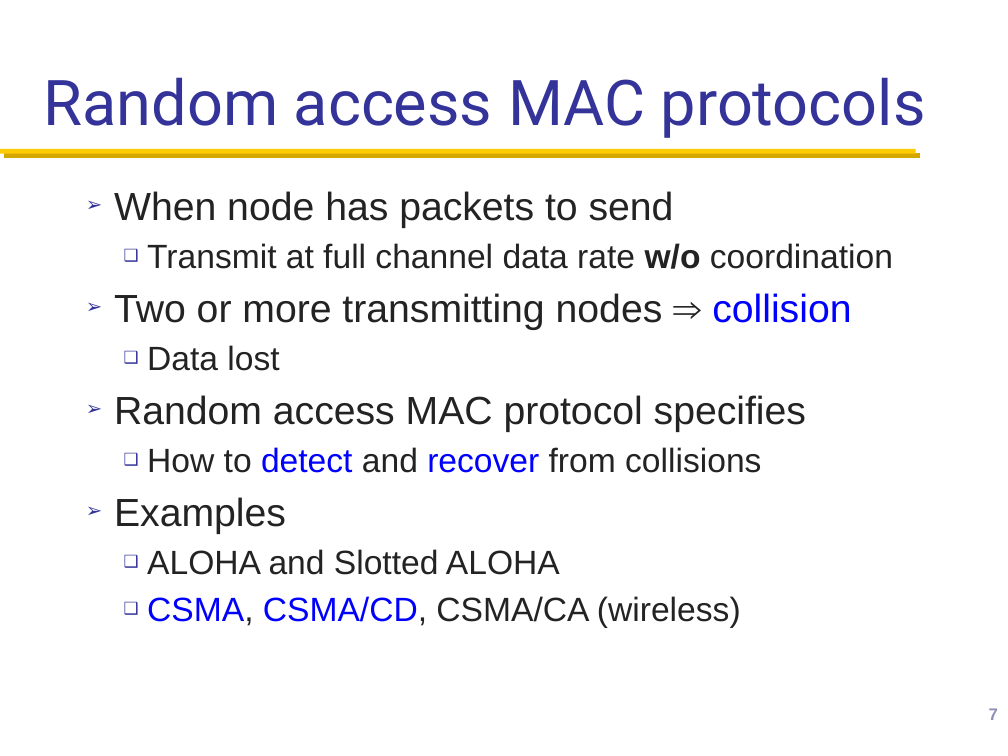
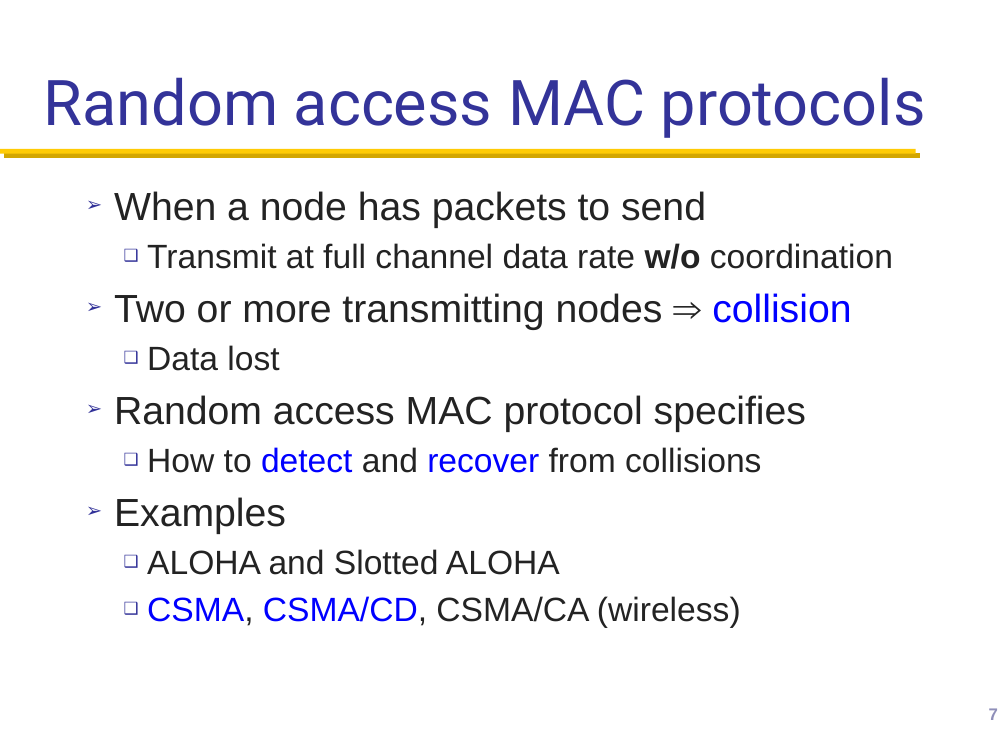
Before and after one commit to henryhxu/CSCI4430-ESTR4120, a slide deck: slide 7 of lectures/lec15.pptx. Drawn at 1008x756 pixels with LibreOffice and Linux fonts; fonts in the diff are those of the drawing; background and template pictures are left out. Boxes give left, top, right and bottom in pixels: in the first picture for what was removed or moved away, otherwise in the second. Text is boxed around its words. In the diff, an @@ line names an element or a change of style, - is before the commit and + after.

```diff
--- a/lectures/lec15.pptx
+++ b/lectures/lec15.pptx
@@ text at (114,191,706,228): text changed @@
-➢ When node has packets to send
+➢ When a node has packets to send
```
Also in this commit, not shown: 5 other slides changed, 1 slide added.
